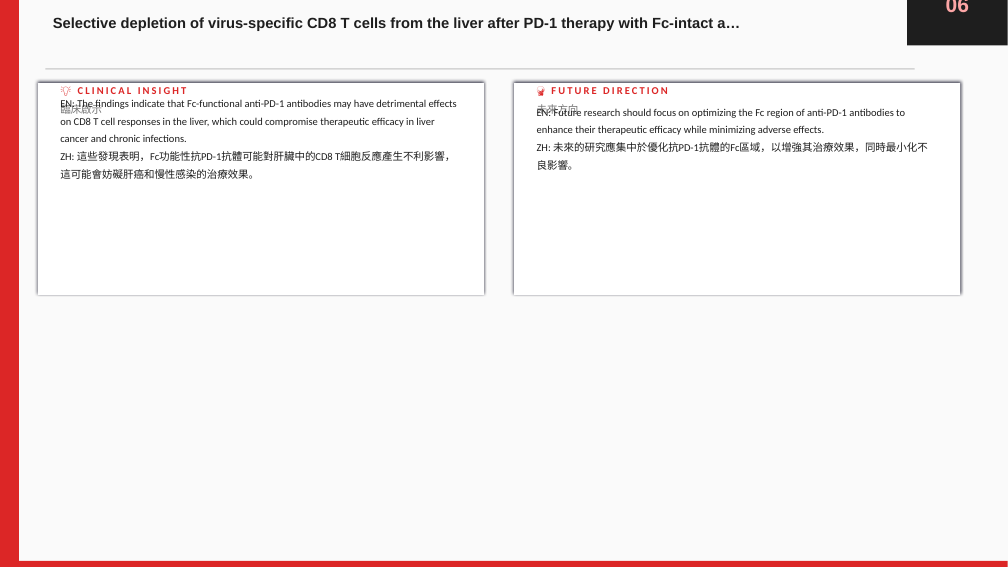
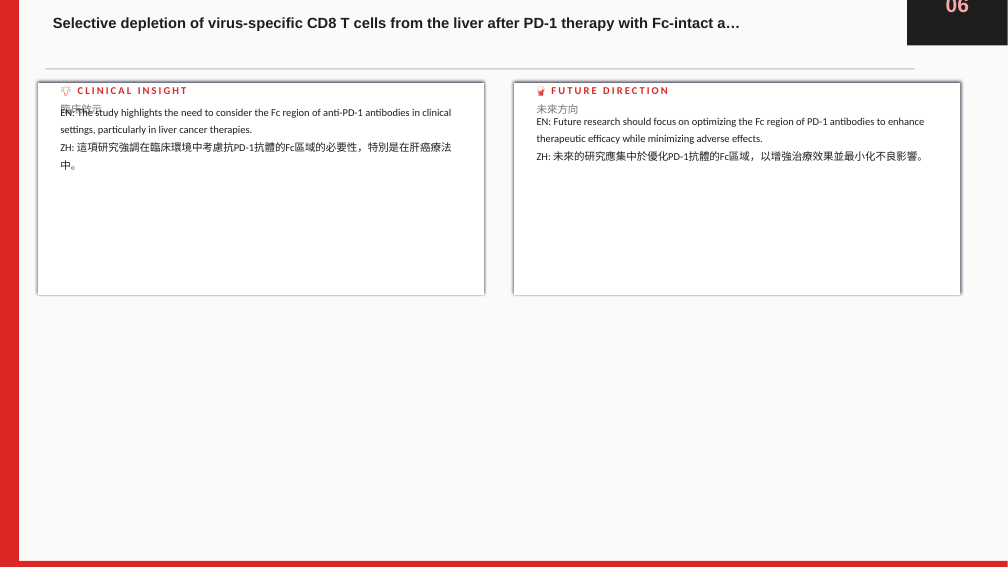
Before and after one commit to jejenhu-maker/hcc-weekly-digest, a slide deck: slide 14 of docs/latest-digest.pptx. Drawn at 1008x567 pixels with LibreOffice and Linux fonts; fonts in the diff are those of the drawing. Boxes give left, top, right and bottom in pixels: in the first picture for what was removed or moved away, otherwise in the second. Text is boxed around its words. In the diff, an @@ line names an element or a change of style, - is before the commit and + after.

```diff
--- a/docs/latest-digest.pptx
+++ b/docs/latest-digest.pptx
@@ text at <box>60,107,452,170</box>: text changed @@
-EN: The findings indicate that Fc-functional anti-PD-1 antibodies may have detrimental effects on CD8 T cell responses in the liver, which could compromise therapeutic efficacy in liver cancer and chronic infections.
-ZH: 這些發現表明，Fc功能性抗PD-1抗體可能對肝臟中的CD8 T細胞反應產生不利影響，這可能會妨礙肝癌和慢性感染的治療效果。
+EN: The study highlights the need to consider the Fc region of anti-PD-1 antibodies in clinical settings, particularly in liver cancer therapies.
+ZH: 這項研究強調在臨床環境中考慮抗PD-1抗體的Fc區域的必要性，特別是在肝癌療法中。
@@ text at <box>537,117,928,161</box>: text changed @@
-EN: Future research should focus on optimizing the Fc region of anti-PD-1 antibodies to enhance their therapeutic efficacy while minimizing adverse effects.
-ZH: 未來的研究應集中於優化抗PD-1抗體的Fc區域，以增強其治療效果，同時最小化不良影響。
+EN: Future research should focus on optimizing the Fc region of PD-1 antibodies to enhance therapeutic efficacy while minimizing adverse effects.
+ZH: 未來的研究應集中於優化PD-1抗體的Fc區域，以增強治療效果並最小化不良影響。
```
Also in this commit, not shown: 20 other slides changed, 2 other files.
